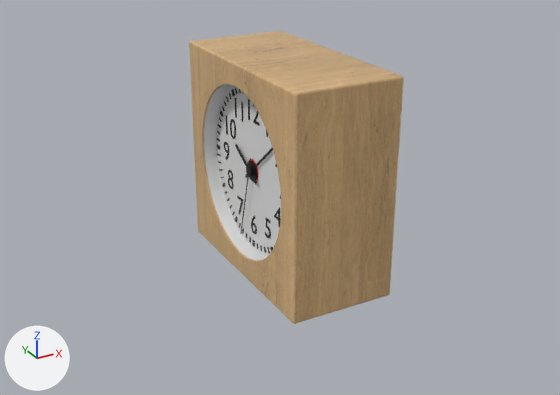
The Blender file LibraryModels/Accessories/Home/Chocofur_Free_Accessories_13/Chocofur_Free_Accessories_13.blend, before and after one commit.
Camera for both pictures: a 50 mm lens placed at (-0.298, -0.533, 0.33), pointed at (-0.01, -0.008, 0.067). The lights are fixed; the arrows at lower left show +X, +Y and +Z.

Before the edit, the objects in view are built like this:
```python
me_chocofur_free_accessories_13 = bpy.data.meshes.new('Chocofur_Free_Accessories_13')
me_chocofur_free_accessories_13.from_pydata(...)  # 7724 vertices, 7904 faces; spans x -0.044..0.048, y -0.093..0.093, z 0.0..0.184
me_chocofur_free_accessories_13.polygons.foreach_set('use_smooth', [True] * 7904)
# faces by material slot: [312, 5210, 320, 608, 1454]
me_chocofur_free_accessories_13.materials.append(mat_chocofur_free_accessories_13_001)
me_chocofur_free_accessories_13.materials.append(mat_chocofur_free_accessories_13)
me_chocofur_free_accessories_13.materials.append(mat_chocofur_free_accessories_13_002)
me_chocofur_free_accessories_13.materials.append(mat_chocofur_free_accessories_13_003)
me_chocofur_free_accessories_13.materials.append(mat_chocofur_free_accessories_13_004)
ob_chocofur_free_accessories_13 = bpy.data.objects.new('Chocofur_Free_Accessories_13', me_chocofur_free_accessories_13)
ob_chocofur_free_accessories_13.location = (0.0, 0.0, 0.0)
```
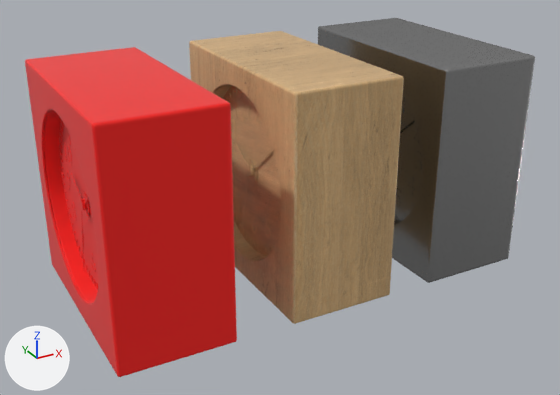
The change, as a diff of the scene's bpy script:
```diff
--- a/LibraryModels/Accessories/Home/Chocofur_Free_Accessories_13/Chocofur_Free_Accessories_13.blend.py
+++ b/LibraryModels/Accessories/Home/Chocofur_Free_Accessories_13/Chocofur_Free_Accessories_13.blend.py
@@ me_chocofur_free_accessories_13 @@
 me_chocofur_free_accessories_13.from_pydata(...)  # 7724 vertices, 7904 faces; spans x -0.044..0.048, y -0.093..0.093, z 0.0..0.184
 # used by ob_chocofur_free_accessories_13; location = (0.0, 0.0, 0.0)
-me_chocofur_free_accessories_13.materials.append(mat_chocofur_free_accessories_13_001)
-me_chocofur_free_accessories_13.materials.append(mat_chocofur_free_accessories_13_002)
+# me_chocofur_free_accessories_13 part 1: all 5210 faces that had it switch from mat_chocofur_free_accessories_13 to mat_chocofur_free_accessories_13_004
+# me_chocofur_free_accessories_13 part 2: all 608 faces that had it switch from mat_chocofur_free_accessories_13_003 to mat_chocofur_free_accessories_13_004
@@ me_chocofur_free_accessories_13_001 @@
+me_chocofur_free_accessories_13_001.from_pydata(...)  # 7724 vertices, 7904 faces; spans x -0.044..0.048, y -0.093..0.093, z 0.0..0.184
+me_chocofur_free_accessories_13_001.polygons.foreach_set('use_smooth', [True] * 7904)
+me_chocofur_free_accessories_13_001.materials.append(mat_chocofur_free_accessories_13_002)
@@ me_chocofur_free_accessories_13_002 @@
+me_chocofur_free_accessories_13_002.from_pydata(...)  # 7724 vertices, 7904 faces; spans x -0.044..0.048, y -0.093..0.093, z 0.0..0.184
+me_chocofur_free_accessories_13_002.polygons.foreach_set('use_smooth', [True] * 7904)
+me_chocofur_free_accessories_13_002.materials.append(mat_chocofur_free_accessories_13_001)
@@ ob_chocofur_free_accessories_13_001 @@
+ob_chocofur_free_accessories_13_001 = bpy.data.objects.new('Chocofur_Free_Accessories_13.001', me_chocofur_free_accessories_13_001)
+ob_chocofur_free_accessories_13_001.location = (-0.1393, 0.0, 0.0)
@@ ob_chocofur_free_accessories_13_002 @@
+ob_chocofur_free_accessories_13_002 = bpy.data.objects.new('Chocofur_Free_Accessories_13.002', me_chocofur_free_accessories_13_002)
+ob_chocofur_free_accessories_13_002.location = (0.1306, 0.0, 0.0)
```

What differs and where, as boxes (x1, y1, x2, y2) in the pictures (560 x 395 px):
'Chocofur_Free_Accessories_13.001', added
    after: (25, 47, 237, 377)
'Chocofur_Free_Accessories_13.002', added
    after: (318, 18, 535, 283)
part 1 of me_chocofur_free_accessories_13, recoloured (grey to brown)
    both: (226, 88, 281, 253)
part 2 of me_chocofur_free_accessories_13, recoloured (grey to brown)
    both: (214, 84, 281, 260)
